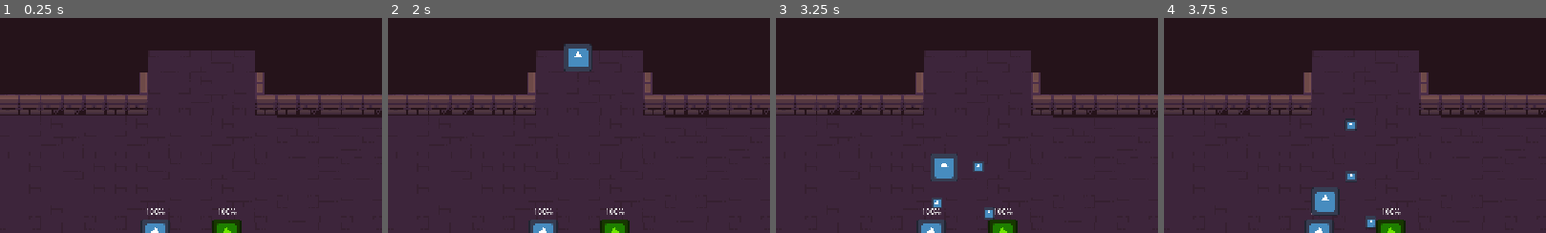
Above: before the commit, frames 1-4 (left to right).
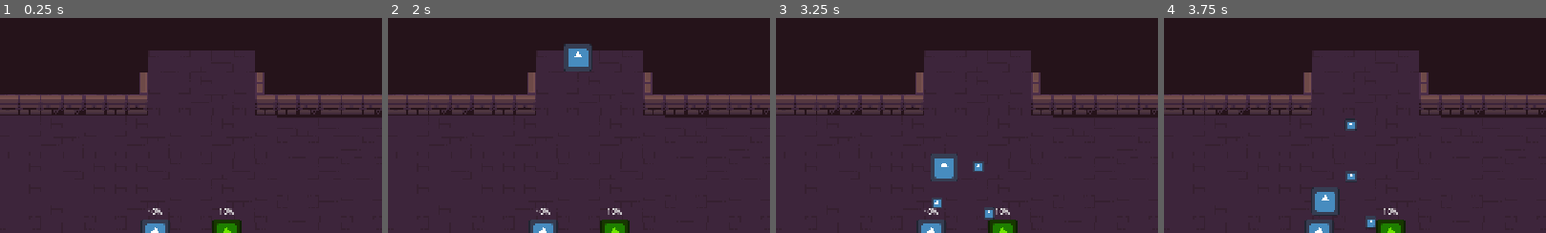
Above: after the commit, the same moments.

Repository: Herovero/CandlesOut
Game: Godot game, scene res://Scenes/main.tscn
Same seed, same stepped clock (60 frames per second), same inputs: the game is played once before the commit and once after it. The engine's default icon, where the game draws it, is replaced by a stand-in: a white triangle on a blue panel in a dark square. Sound files missing from this copy of the repository are replaced by a short silence.
Inputs:
- Up to frame 1 (0.25 s): no input
- Up to frame 2 (2 s): tap Enter at 0.5 s; tap Space at 1.25 s
- Up to frame 3 (3.25 s): no input
- Up to frame 4 (3.75 s): no input
The pictures show only the part of the screen within x 25-75%, y 0-50%; the shares and areas given below are measured in that part.

The runs differ from the first frame. In frame 1, 0.2% of the frame differs, in the area x 38-62%, y 88-92%; in frame 2, 0.2%; in frame 3, 0.2%; in frame 4, 0.1%.

Commit message:
feat: add effect indicator

Diff:
--- a/Scenes/main.tscn
+++ b/Scenes/main.tscn
@@ -183,11 +183,37 @@
 [node name="Hearts" parent="HUDs/Player1" unique_id=706036972 instance=ExtResource("2_8gbba")]
 layout_mode = 1
 anchors_preset = -1
+anchor_top = -2.975
 anchor_bottom = -2.975
 offset_left = 28.000004
 offset_top = 33.0
 offset_right = 1399.0
 offset_bottom = 289.0
+metadata/_edit_use_anchors_ = true
+
+[node name="EffectIcon" type="TextureRect" parent="HUDs/Player1" unique_id=1600489821]
+custom_minimum_size = Vector2(28, 28)
+layout_mode = 1
+anchors_preset = -1
+anchor_top = -0.1
+anchor_bottom = -0.1
+offset_left = 28.0
+offset_top = 84.0
+offset_right = 56.0
+offset_bottom = 112.0
+stretch_mode = 5
+metadata/_edit_use_anchors_ = true
+
+[node name="EffectLabel" type="Label" parent="HUDs/Player1" unique_id=456589463]
+layout_mode = 1
+anchors_preset = -1
+anchor_top = -0.1
+anchor_bottom = -0.1
+offset_left = 64.0
+offset_top = 84.0
+offset_right = 430.0
+offset_bottom = 112.0
+text = "Effect: None"
 metadata/_edit_use_anchors_ = true
 
 [node name="Player2" type="Control" parent="HUDs" unique_id=364119189]
@@ -204,6 +230,23 @@
 offset_right = 2440.0
 offset_bottom = 58.999996
 my_player_id = "p2_"
+
+[node name="EffectIcon" type="TextureRect" parent="HUDs/Player2" unique_id=935725333]
+custom_minimum_size = Vector2(28, 28)
+layout_mode = 0
+offset_left = 1068.0
+offset_top = 77.0
+offset_right = 1096.0
+offset_bottom = 105.0
+stretch_mode = 5
+
+[node name="EffectLabel" type="Label" parent="HUDs/Player2" unique_id=702341827]
+layout_mode = 0
+offset_left = 1103.0
+offset_top = 77.0
+offset_right = 1469.0
+offset_bottom = 105.0
+text = "Effect: None"
 
 [node name="gameover_label" type="Label" parent="HUDs" unique_id=1777338280]
 visible = false
--- a/Scripts/main.gd
+++ b/Scripts/main.gd
@@ -2,6 +2,13 @@
 
 @onready var gameover_label = $HUDs/gameover_label
 @onready var restart_button = $HUDs/restart_button
+
+@onready var p1 = $Player1
+@onready var p2 = $Player2
+@onready var p1_effect_label = $HUDs/Player1/EffectLabel
+@onready var p1_effect_icon = $HUDs/Player1/EffectIcon
+@onready var p2_effect_label = $HUDs/Player2/EffectLabel
+@onready var p2_effect_icon = $HUDs/Player2/EffectIcon
 
 # Called when the node enters the scene tree for the first time.
 func _ready():
@@ -9,12 +16,18 @@
 	gameover_label.hide()
 	restart_button.hide()
 
+	p1_effect_icon.visible = false
+	p2_effect_icon.visible = false
+	p1_effect_label.visible = false
+	p2_effect_label.visible = false
+
 	SignalBus.connect("game_over", _on_game_over)
 
 # Called every frame. 'delta' is the elapsed time since the previous frame.
 # In a central script (e.g., Main.gd or GameManager.gd)
 func _process(_delta):
 	check_total_sleep_condition()
+	update_effect_ui()
 
 func check_total_sleep_condition():
 	var players = get_tree().get_nodes_in_group("Players")
@@ -28,6 +41,23 @@
 	if players.size() > 0 and sleeping_count >= players.size():
 		SignalBus.emit_signal("game_over", "Both players fell asleep!")
 
+func update_one_effect_ui(player, label: Label, icon: TextureRect) -> void:
+	if player and player.has_method("has_active_effect") and player.has_active_effect():
+		label.text = "%s (%ds)" % [player.active_effect_name, int(ceil(player.active_effect_time_left))]
+		label.visible = true
+		icon.texture = player.active_effect_icon
+		icon.visible = player.active_effect_icon != null
+	else:
+		label.visible = false
+		icon.texture = null
+		icon.visible = false
+
+
+func update_effect_ui() -> void:
+	update_one_effect_ui(p1, p1_effect_label, p1_effect_icon)
+	update_one_effect_ui(p2, p2_effect_label, p2_effect_icon)
+
+
 func _on_game_over(reason: String):
 	#print("Game Over: ", reason)
 	## Pause the game
--- a/Scripts/player.gd
+++ b/Scripts/player.gd
@@ -12,11 +12,13 @@
 @export var autoaim_enabled: bool = true
 @export var autoaim_range: float = 300.0
 @export var hit_stun_duration: float = 0.32
-@export var invincibility_duration: float = 0.32
+@export var invincibility_duration: float = 10.32
 @export var flash_interval: float = 0.06
 
+const SHOE_ICON = preload("res://Assets/Sprites/item_shoe.png")
+
 @export var max_stamina: float = 100.0
-var current_stamina: float = 100.0
+var current_stamina: float = 10.0
 @export var depletion_rate: float = 10.0
 @export var recharge_rate: float = 10.0
 #@export var depletion_rate: float = 10.0
@@ -33,6 +35,11 @@
 var is_invincible: bool = false
 var flash_tint_on: bool = false
 
+var active_effect_name: String = ""
+var active_effect_time_left: float = 0.0
+var active_effect_icon: Texture2D = null
+var speed_boost_token: int = 0
+
 @onready var stamina_bar = $Stats/StaminaBar
 @onready var sprite: Sprite2D = $Sprite2D
 @onready var hit_stun_timer: Timer = $HitStunTimer
@@ -63,6 +70,7 @@
 
 func _physics_process(delta: float) -> void:
 	update_ui()
+	update_effect_state(delta)
 
 	if is_sleeping:
 		handle_sleep(delta)
@@ -227,16 +235,44 @@
 	shoot_sound.pitch_scale = randf_range(0.95, 1.05)
 	shoot_sound.play()
 
+func set_active_effect(name: String, duration: float, icon: Texture2D = null) -> void:
+	active_effect_name = name
+	active_effect_time_left = duration
+	active_effect_icon = icon
+
+
+func clear_active_effect() -> void:
+	active_effect_name = ""
+	active_effect_time_left = 0.0
+	active_effect_icon = null
+
+
+func has_active_effect() -> bool:
+	return active_effect_time_left > 0.0 and active_effect_name != ""
+
+
+func update_effect_state(delta: float) -> void:
+	if active_effect_time_left > 0.0:
+		active_effect_time_left = max(active_effect_time_left - delta, 0.0)
+		if active_effect_time_left == 0.0:
+			clear_active_effect()
+
+
 func _on_speed_boost_received(multiplier: float, duration: float, p_id: String):
 	if p_id == input_prefix:
-		# Increase speed
+		speed_boost_token += 1
+		var token := speed_boost_token
+
 		speed = base_speed * multiplier
-
-		# Create a one-shot timer to reset the speed
+		set_active_effect("Speed Boost", duration, SHOE_ICON)
+
 		await get_tree().create_timer(duration).timeout
 
-		# Reset speed
+		if token != speed_boost_token:
+			return
+
 		speed = base_speed
+		clear_active_effect()
 
 func _on_flash_timer_timeout() -> void:
 	flash_tint_on = not flash_tint_on
